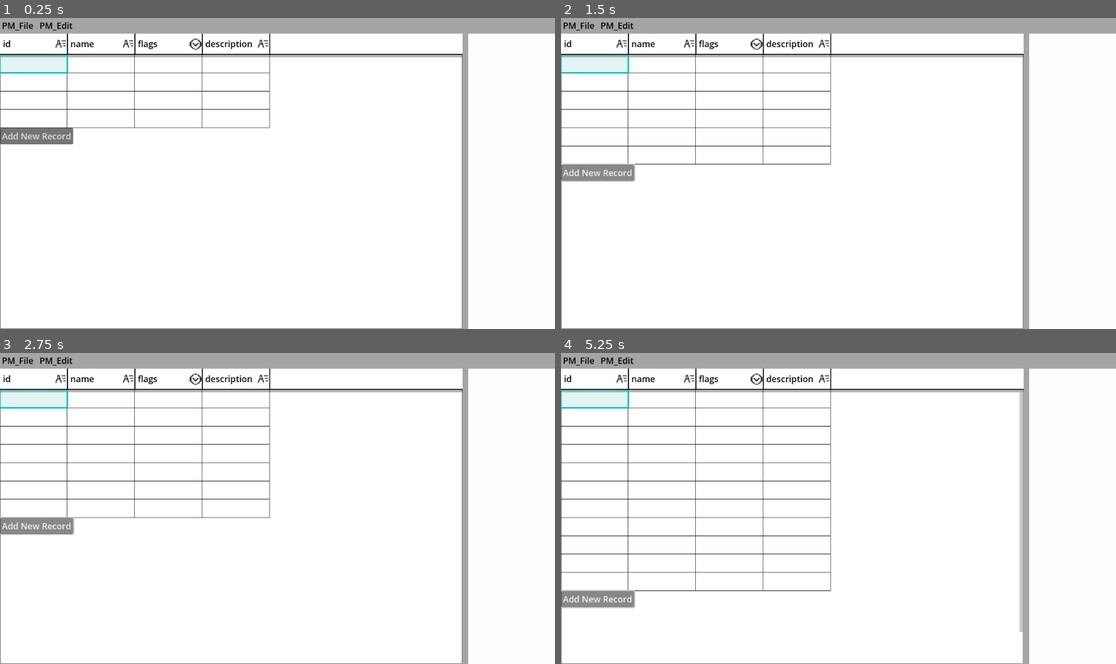
Above: before the commit, frames 1-4 (two rows, left to right).
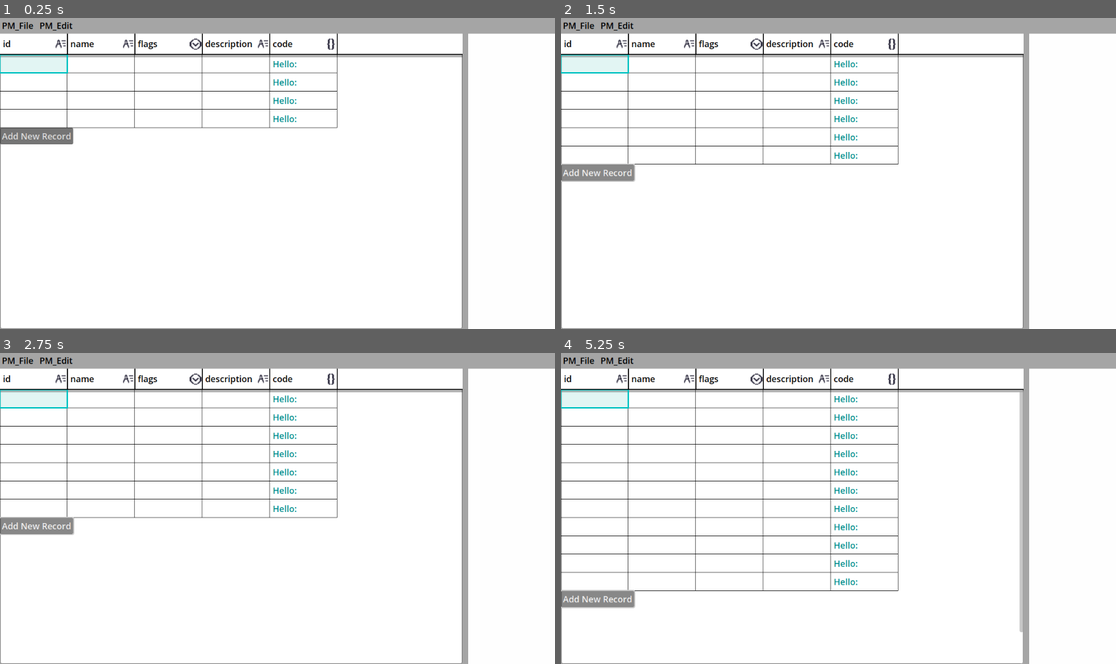
Above: after the commit, the same moments.

Repository: CoolDove/tabro
Game: Godot game, scene res://main.tscn
The game is run twice, just before and just after one commit, with the same random seed, the same clock (stepped at 60 frames per second) and the same inputs.
Inputs:
- Up to frame 1 (0.25 s): no input
- Up to frame 2 (1.5 s): click "Add New Record" at 0.5 s; click "Add New Record" at 1.25 s
- Up to frame 3 (2.75 s): click "Add New Record" at 2 s
- Up to frame 4 (5.25 s): click "Add New Record" at 2.75 s; click "Add New Record" at 3.5 s; click "Add New Record" at 4.25 s; click "Add New Record" at 5 s

The runs differ from the first frame. In frame 1, 0.5% of the frame differs, in the area x 48-61%, y 4-36%; in frame 2, 0.7%; in frame 3, 0.8%; in frame 4, 1.2%, in the area x 48-61%, y 4-77%.

Commit message:
run code!

Diff:
--- a/scenes/cell_value_editor/cell_value_editor_option.tscn
+++ b/scenes/cell_value_editor/cell_value_editor_option.tscn
@@ -14,10 +14,8 @@
 
 func _input(e: InputEvent) -> void:
 	if e is InputEventMouseButton:
-		print(\"received a mouse btn event when size %s, lmpos: %s.\" % [size, get_local_mouse_position()])
 		if not Rect2(Vector2.ZERO, size).has_point(get_local_mouse_position()):
-			print(\"should free this editor\")
-			call_deferred(\"queue_free\")
+			queue_free()
 "
 
 [node name="CellValueEditorOption" type="OptionButton"]
--- a/scenes/field_inspector.tscn
+++ b/scenes/field_inspector.tscn
@@ -30,19 +30,23 @@
 @onready var option_type_options_list :VBoxContainer= %OptionsList
 @onready var option_type_btn_add_new_option :Button= %BtnAddNewOption
 
+@onready var code_type_code_editor :TextEdit= %CodeEditor
+
 signal on_field_type_changed(type: Main.FieldType)
 
 func _ready():
 	for k in Main.FieldType.keys():
 		optbtn_field_type.add_item(k, Main.FieldType[k])
 	optbtn_field_type.item_selected.connect(_on_select_field_type)
-
 	tabc_field_settings.tab_changed.connect(_on_tab_open)
 
 	option_type_btn_add_new_option.button_up.connect(func():
 		var option_index = fieldinfo.toption_options.size()
 		fieldinfo.toption_options.append(\"Option%s\" % option_index)
 		_option_type_append_option_editor(option_index)
+	)
+	code_type_code_editor.text_changed.connect(func():
+		fieldinfo.tcode_code = code_type_code_editor.text
 	)
 
 func _on_tab_open(tab_index: int):
@@ -51,6 +55,8 @@
 	match tabname:
 		\"OPTION\":
 			_init_panel_option()
+		\"CODE\":
+			code_type_code_editor.text = fieldinfo.tcode_code
 		_:
 			print(\"Fallback tab open\")
 
@@ -212,6 +218,7 @@
 metadata/_tab_index = 3
 
 [node name="CodeEditor" type="TextEdit" parent="VBoxContainer/FieldSettings/CODE"]
+unique_name_in_owner = true
 custom_minimum_size = Vector2(0, 256)
 layout_mode = 2
 theme_override_fonts/font = ExtResource("1_vriwu")
--- a/scenes/table_edit.gd
+++ b/scenes/table_edit.gd
@@ -429,6 +429,27 @@
 		var output = " ".join(elms)
 		control.set("text", output)
 		control.add_theme_color_override("font_color", Color.BLUE)
+	elif fieldinfo.type == Main.FieldType.CODE:
+		var script = GDScript.new()
+		script.source_code = fieldinfo.tcode_code
+		#TODO: Cache this script.
+		var err = script.reload()
+		var ok = false
+		if err == 0:
+			var process_func = script.get_script_method_list().find_custom(
+				func(v): return v["name"] == "process_value"
+			)
+			if process_func > -1:
+				var result = script.call("process_value", celldata)
+				control.set("text", result)
+				control.add_theme_color_override("font_color", Color.DARK_CYAN)
+				ok = true
+		else:
+			print("Script compile error: %s" % err)
+
+		if not ok:
+			control.set("text", celldata)
+			control.add_theme_color_override("font_color", Color.DARK_CYAN)
 	else:
 		control.set("text", celldata)
 		control.add_theme_color_override("font_color", Color.BLACK)
--- a/system/main.gd
+++ b/system/main.gd
@@ -92,6 +92,13 @@
 	field_flags.toption_options.append("Dove")
 	field_flags.toption_options.append("Spike")
 	empty_table.add_field("description")
+
+	var field_code = empty_table.add_field("code", Main.FieldType.CODE)
+	field_code.tcode_code = \
+"""
+static func process_value(value: String):
+	return "Hello: %s" % [ value ]
+"""
 	empty_table.add_record()
 	empty_table.add_record()
 	empty_table.add_record()
